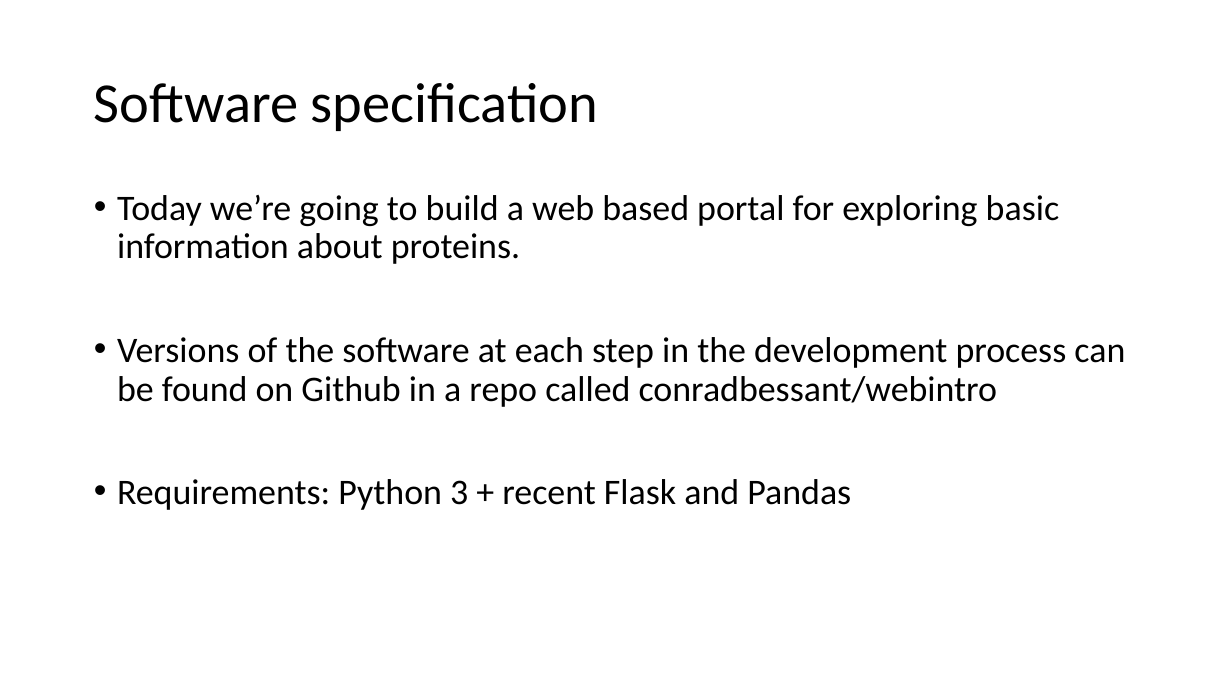
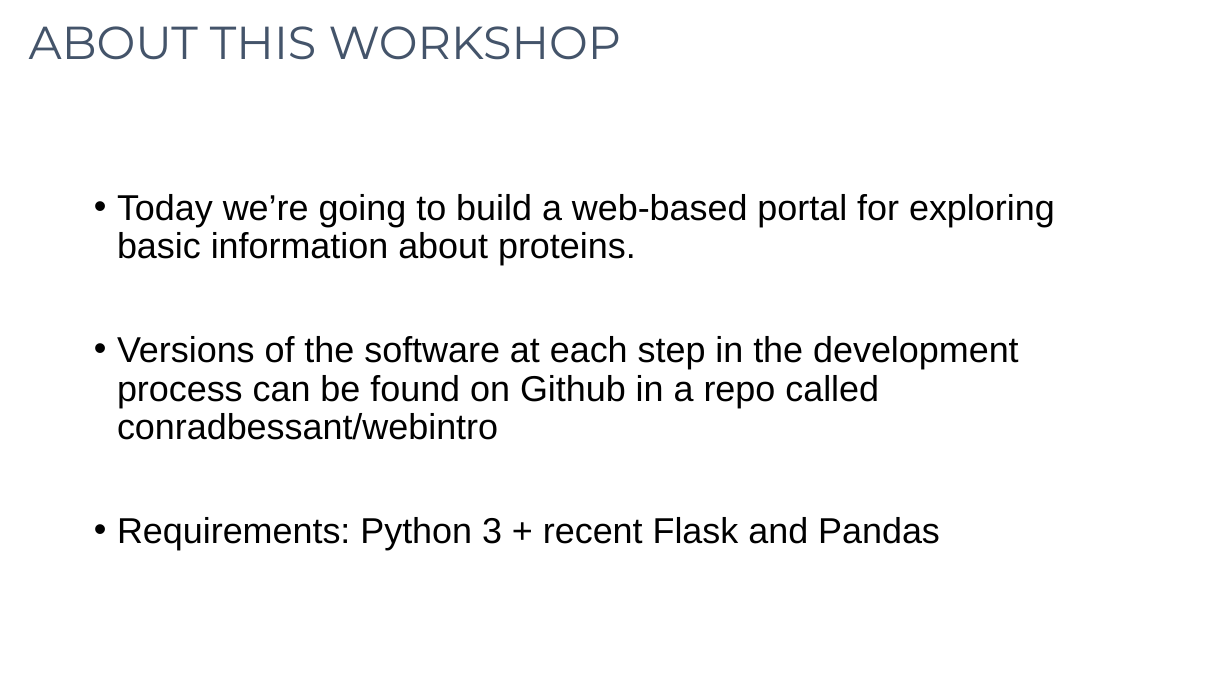
Before and after one commit to conradbessant/webintro, a slide deck: slide 2 of explanation.pptx. Drawn at 1232x693 pixels with LibreOffice and Linux fonts; fonts in the diff are those of the drawing. Boxes give left, top, right and bottom in pixels: in the first picture for what was removed or moved away, otherwise in the second. Text is boxed around its words. In the diff, an @@ line names an element or a change of style, - is before the commit and + after.

```diff
--- a/explanation.pptx
+++ b/explanation.pptx
@@ title "ABOUT THIS WORKSHOP" at [29,26,622,60]: vertical alignment middle to top @@
@@ title at [29,26,622,60]: text changed; size 44 to 36 pt; font Calibri to Montserrat; text colour #000000 to #44546A @@
-Software specification
+ABOUT THIS WORKSHOP
@@ text at [117,194,1055,265]: text changed; font Calibri to Arial @@
-• Today we’re going to build a web based portal for exploring basic information about proteins.
+• Today we’re going to build a web-based portal for exploring basic information about proteins.
@@ text at [117,336,1019,550]: font Calibri to Arial in "Versions of the software at each step ...", "Requirements: Python 3 + recent Flask and ..." @@
```
Also in this commit, not shown: 7 other slides changed, 6 other files.
